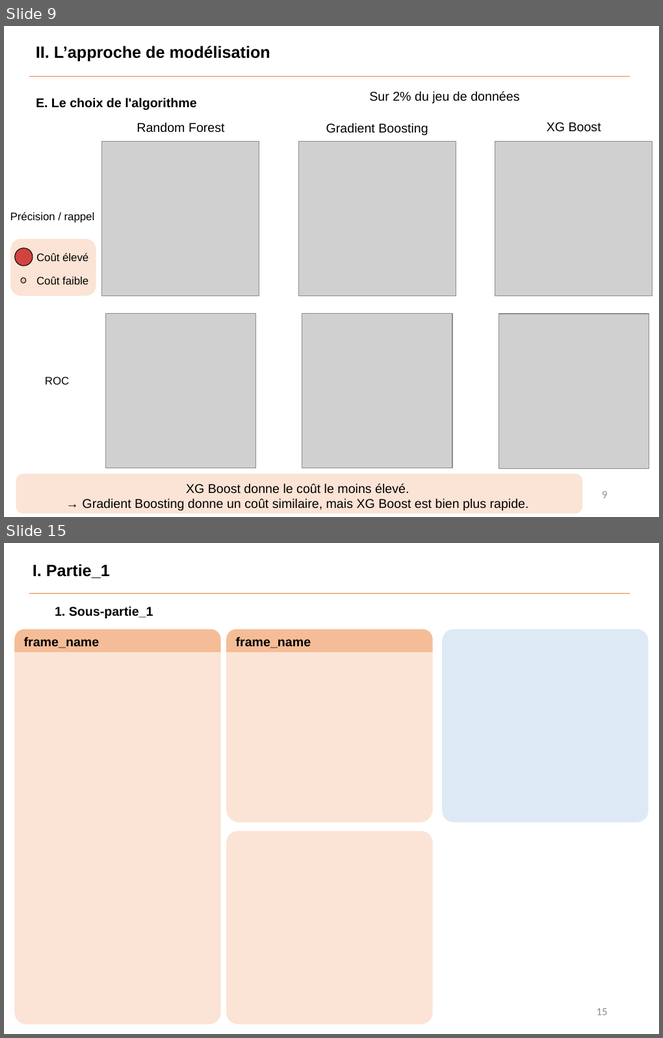
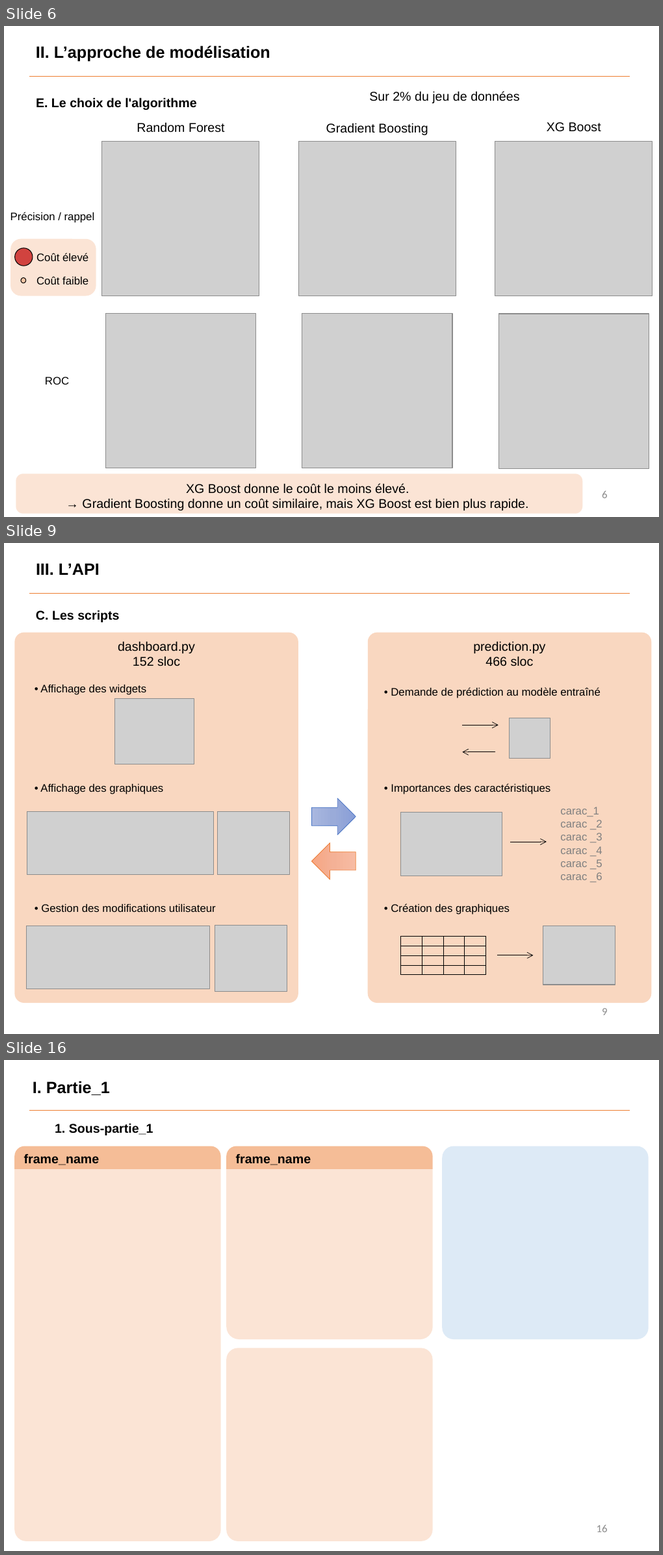
Before and after one commit to Benoit-78/P7_credit_loan_scoring_model, a slide deck: soutenance/P7_soutenance.pptx. Shown one above the other, each under a label of ours: slides 9 and 15 before the commit, slides 6, 9 and 16 after it; the slides between them are not shown. The pictures are 663x1038 and 663x1555 pixels, drawn with LibreOffice and Linux fonts; fonts in the diff are those of the drawing; grey boxes stand for pictures. Boxes give left, top, right and bottom in pixels: in the first picture for what was removed or moved away, otherwise in the second. Text is boxed around its words. In the diff, an @@ line names an element or a change of style, - is before the commit and + after.

```diff
--- a/soutenance/P7_soutenance.pptx
+++ b/soutenance/P7_soutenance.pptx
@@ slide 9 added at (4, 543, 659, 1034), background #FFFFFF @@
@@ text added at (36, 563, 100, 575), 18 pt, text #000000, bold @@
+III. L’API
@@ line added from (29, 594) to (630, 594), #ED7D31 0.5 pt @@
@@ text added at (36, 610, 119, 622), 14 pt, text #000000, bold @@
+C. Les scripts
@@ rounded rectangle added at (14, 633, 298, 1004), fill #F4B183 at 50% opacity, 14 pt, text #000000 @@
+dashboard.py
+152 sloc
@@ rounded rectangle added at (367, 633, 651, 1004), fill #F4B183 at 50% opacity, 14 pt, text #000000 @@
+prediction.py
+466 sloc
@@ text added at (40, 685, 146, 695), 12 pt, text #000000 @@
+• Affichage des widgets
@@ text added at (391, 687, 601, 698), 12 pt, text #000000 @@
+• Demande de prédiction au modèle entraîné
@@ picture added at (114, 699, 194, 765) @@
@@ picture added at (510, 718, 551, 759) @@
@@ arrow added from (463, 725) to (499, 725), #000000 0.5 pt @@
@@ arrow added from (495, 752) to (463, 752), #000000 0.5 pt @@
@@ text added at (40, 784, 163, 795), 12 pt, text #000000 @@
+• Affichage des graphiques
@@ text added at (391, 783, 551, 795), 12 pt, text #000000 @@
+• Importances des caractéristiques
@@ picture added at (27, 811, 214, 875) @@
@@ picture added at (218, 811, 289, 875) @@
@@ down arrow added at (311, 798, 356, 835), fill gradient #A8B7DF to #9AABD9 to #889ED7, outline #4472C4 0.5 pt @@
@@ picture added at (401, 812, 502, 876) @@
@@ text added at (560, 807, 603, 882), 12 pt, text #808080 @@
+carac_1
+carac _2
+carac _3
+carac _4
+carac _5
+carac _6
@@ down arrow added at (311, 843, 356, 880), fill gradient #F7BDA5 to #F5B196 to #F8A582, outline #ED7D31 0.5 pt @@
@@ arrow added from (510, 842) to (547, 842), #000000 0.5 pt @@
@@ text added at (41, 904, 216, 912), 12 pt, text #000000 @@
+• Gestion des modifications utilisateur
@@ text added at (391, 904, 510, 915), 12 pt, text #000000 @@
+• Création des graphiques
@@ picture added at (27, 927, 211, 989) @@
@@ picture added at (215, 926, 287, 991) @@
@@ picture added at (544, 927, 615, 985) @@
@@ table added at (401, 936, 485, 975), 4 rows, 4 columns @@
+ |  |  | 
+ |  |  | 
+ |  |  | 
+ |  |  | 
@@ arrow added from (497, 956) to (533, 956), #000000 0.5 pt @@
@@ page number added at (602, 1008, 607, 1016), 12 pt, text #8C8C8C @@
+9
@@ what was slide 9 is now slide 6 @@
@@ page number at (602, 491, 607, 499): text changed @@
-9
+6
@@ what was slide 15 is now slide 16 @@
@@ page number at (597, 1525, 608, 1533): text changed @@
-15
+16
```
Also in this commit, not shown: 11 slides changed, 2 other files.
